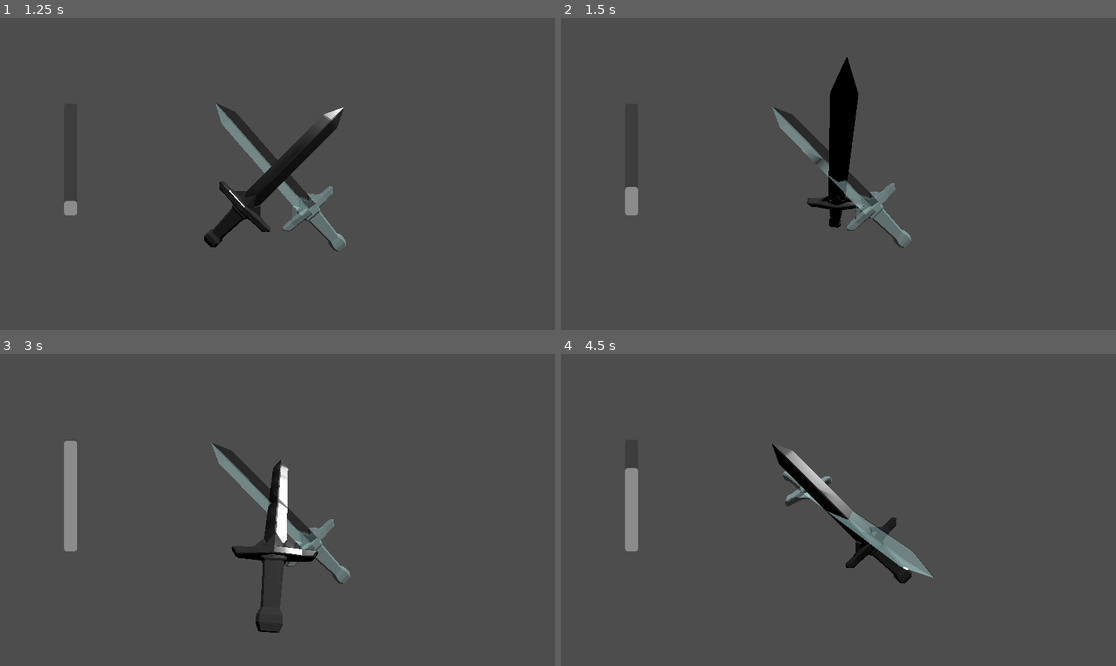
Above: before the commit, frames 1-4 (two rows, left to right).
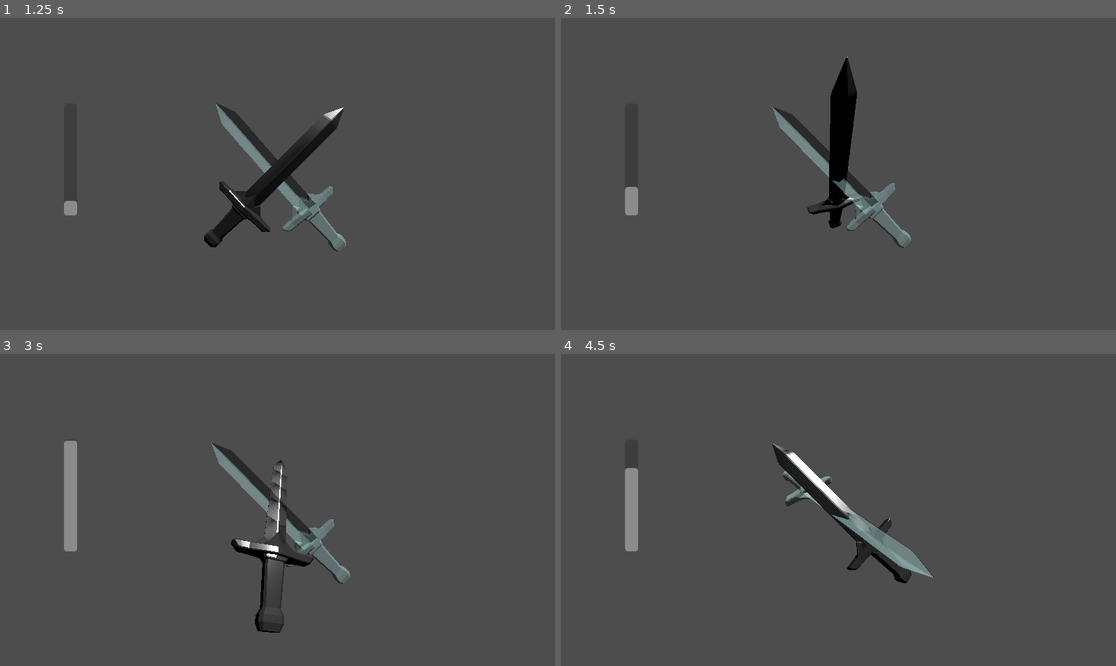
Above: after the commit, the same moments.

Repository: Lukko-Digital/Bladebearer
Game: Godot game, scene res://src/main.tscn
Same seed, same stepped clock (60 frames per second), same inputs: the game is played once before the commit and once after it.
Inputs:
- Up to frame 1 (1.25 s): hold D (right) from 0.53 s (still down); hold Shift (shift) from 0.53 s (still down)
- Up to frame 2 (1.5 s): release D (right) at 1.28 s; release Shift (shift) at 1.28 s; hold S (backward) from 1.28 s (still down); tap Space (space) at 1.35 s
- Up to frame 3 (3 s): release S (backward) at 2.03 s; hold D (right) 2.03-2.78 s; hold Shift (shift) 2.03-2.78 s; hold W (forward) from 2.78 s (still down); tap Space (space) at 2.85 s
- Up to frame 4 (4.5 s): release W (forward) at 3.53 s; hold Shift (shift) 3.53-4.28 s; hold A (left) from 3.53 s (still down); tap Space (space) at 4.35 s

Frame 1 is identical in both runs. In frame 2, 0.5% of the frame differs, in the area x 44-55%, y 12-68%; in frame 3, 1.5%, in the area x 41-58%, y 34-90%; in frame 4, 1.1%.

Commit message:
fix reference to sword mesh

Diff:
--- a/src/sword.gd
+++ b/src/sword.gd
@@ -3,7 +3,7 @@
 
 const ROTATION_LERP_SPEED = 0.2
 
-@onready var sword_mesh: MeshInstance3D = $SwordMesh
+@onready var sword_mesh: Node3D = $Sword
 
 var target_rotation = Vector3()
 
